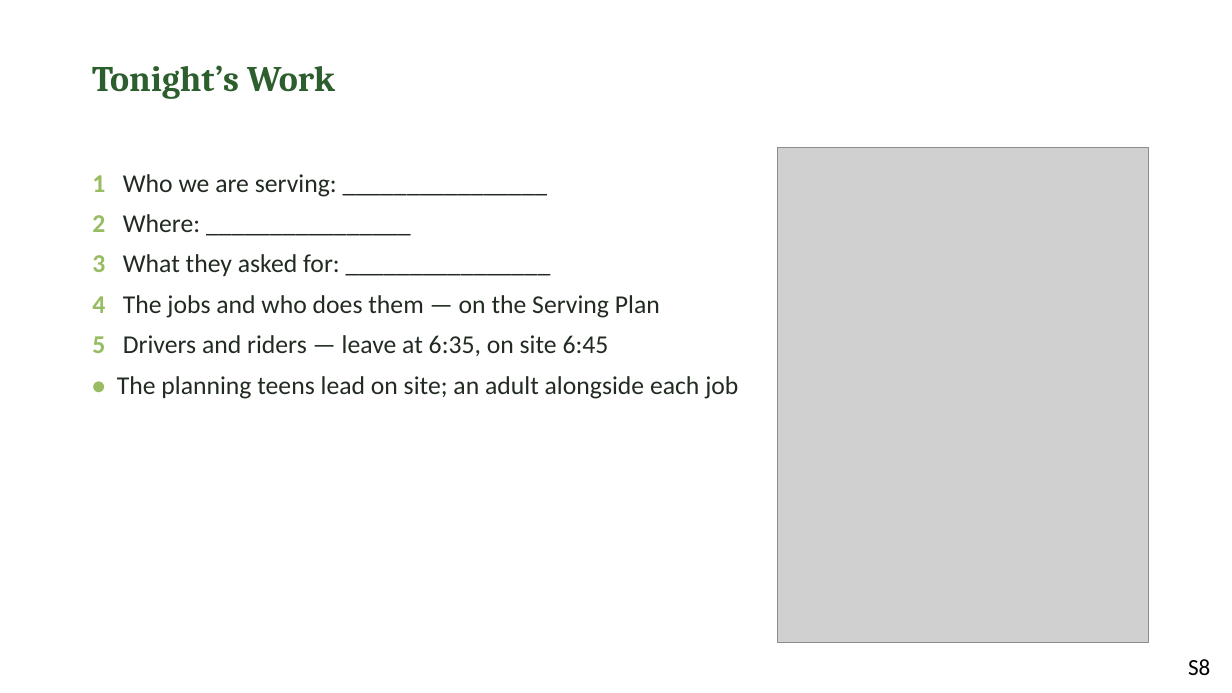
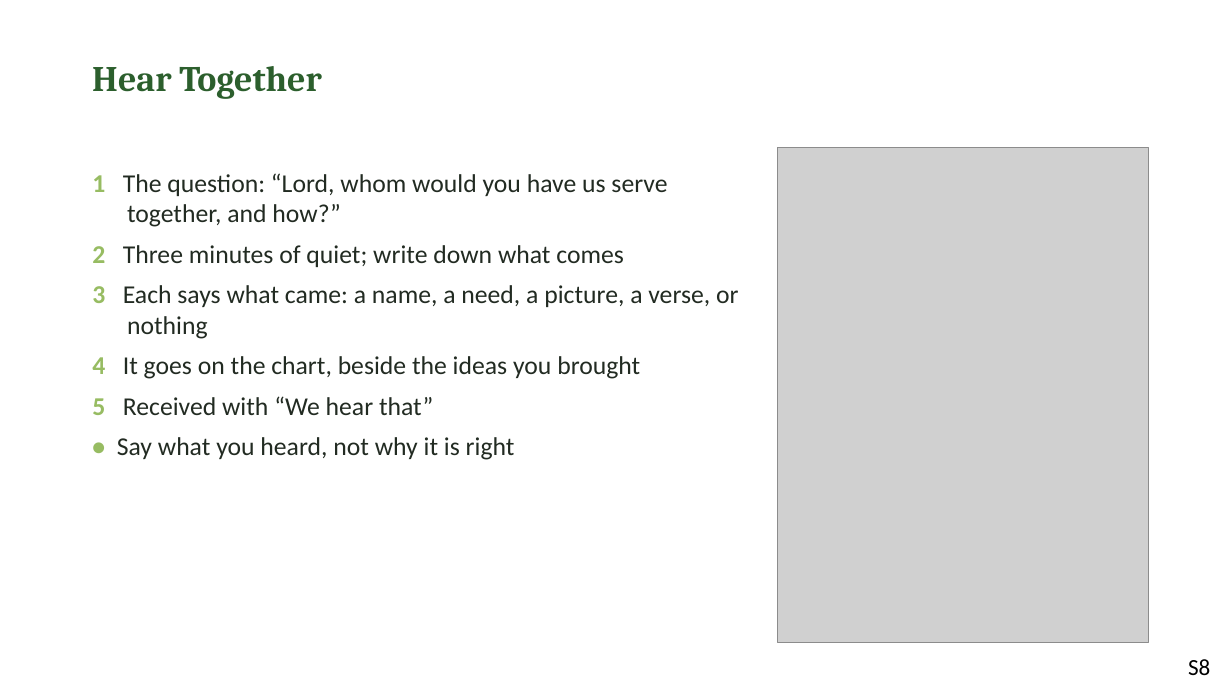
Before and after one commit to jgtittle-ministries/fellowship-of-the-heart-pilot-at-cca, a slide deck: slide 8 of docs/evening/materials/evening-13-slides.pptx. Drawn at 1232x693 pixels with LibreOffice and Linux fonts; fonts in the diff are those of the drawing; grey boxes stand for pictures. Boxes give left, top, right and bottom in pixels: in the first picture for what was removed or moved away, otherwise in the second. Text is boxed around its words. In the diff, an @@ line names an element or a change of style, - is before the commit and + after.

```diff
--- a/docs/evening/materials/evening-13-slides.pptx
+++ b/docs/evening/materials/evening-13-slides.pptx
@@ text at (x1=92, y1=66, x2=321, y2=99): text changed @@
-Tonight’s Work
+Hear Together
@@ text at (x1=92, y1=173, x2=738, y2=460): text changed @@
-1 Who we are serving: ________________
-2 Where: ________________
-3 What they asked for: ________________
-4 The jobs and who does them — on the Serving Plan
-5 Drivers and riders — leave at 6:35, on site 6:45
-• The planning teens lead on site; an adult alongside each job
+1 The question: “Lord, whom would you have us serve together, and how?”
+2 Three minutes of quiet; write down what comes
+3 Each says what came: a name, a need, a picture, a verse, or nothing
+4 It goes on the chart, beside the ideas you brought
+5 Received with “We hear that”
+• Say what you heard, not why it is right
```
Also in this commit, not shown: 11 other slides changed, 4 slides added, 8 other files.
